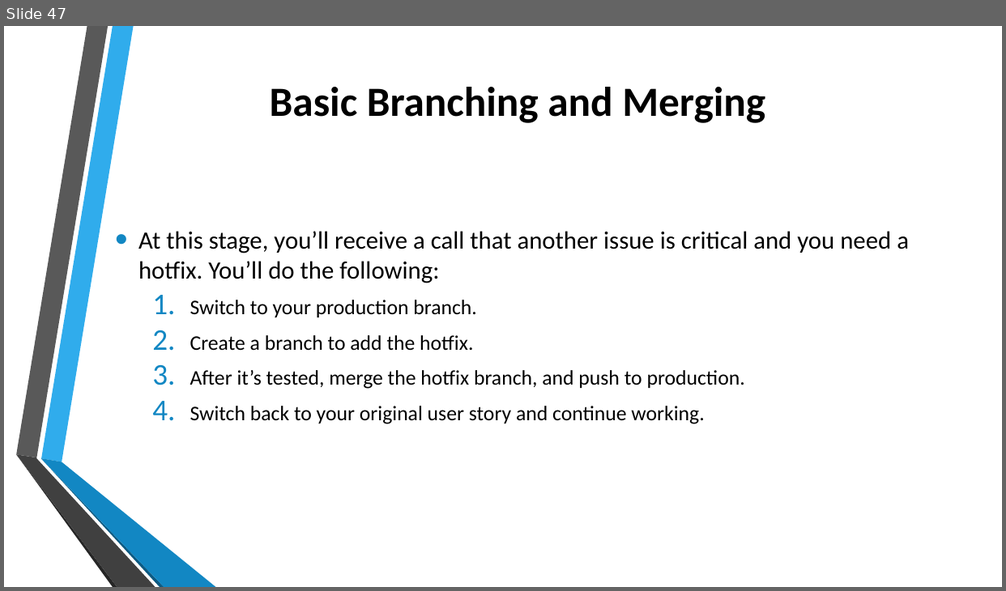
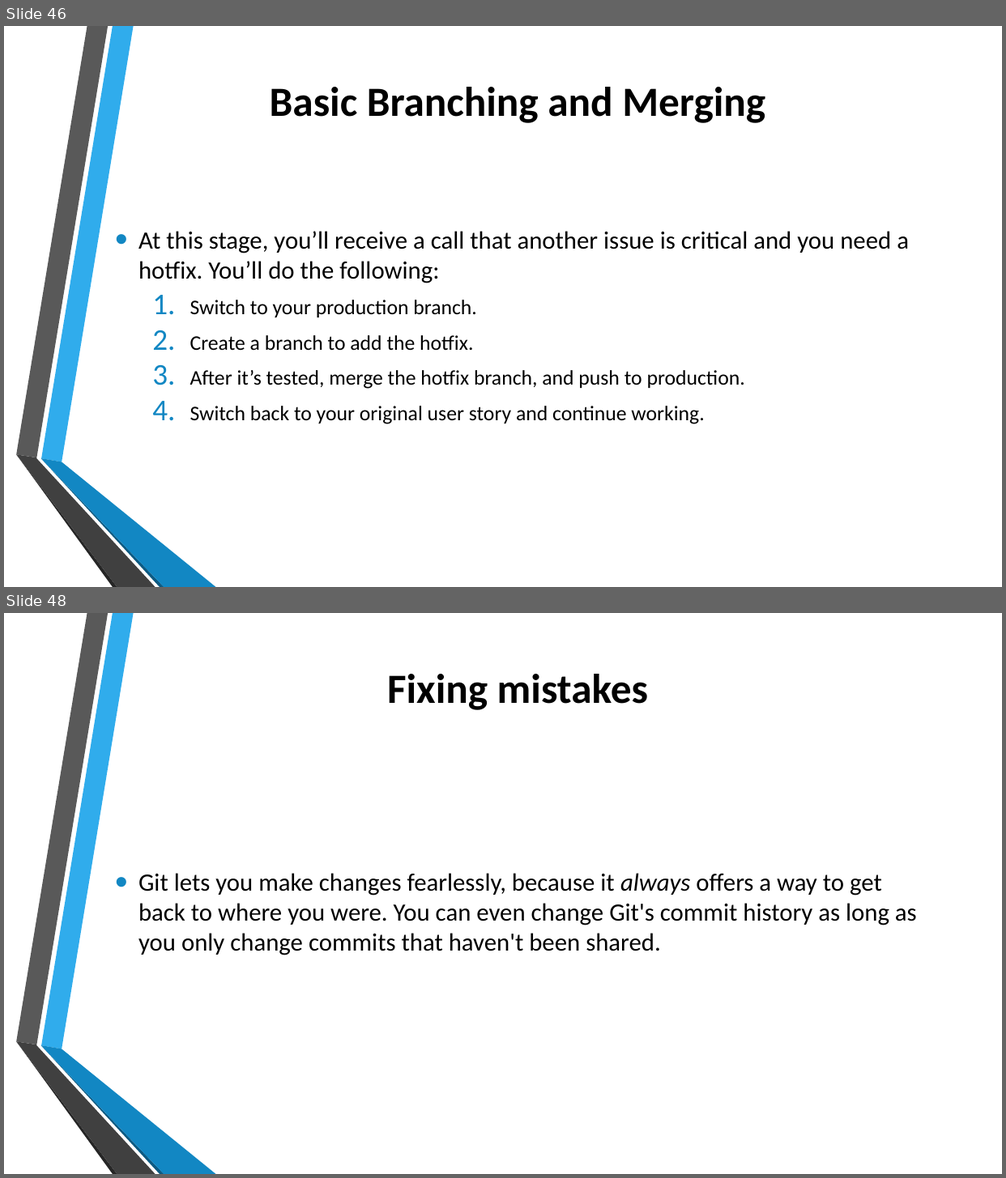
Before and after one commit to errol20/GitPPT, a slide deck: Version Control using Git.pptx. Shown one above the other, each under a label of ours: slide 47 before the commit, slides 46 and 48 after it; the slides between them are not shown. The pictures are 1006x591 and 1006x1178 pixels, drawn with LibreOffice and Linux fonts; fonts in the diff are those of the drawing; background and template pictures are left out. Boxes give left, top, right and bottom in pixels: in the first picture for what was removed or moved away, otherwise in the second. Text is boxed around its words. In the diff, an @@ line names an element or a change of style, - is before the commit and + after.

```diff
--- a/Version Control using Git.pptx
+++ b/Version Control using Git.pptx
@@ slide 48 added at [4, 613, 1002, 1174], background picture (left out); not listed: 6 template elements that a slide beside it also shows @@
@@ title added at [387, 674, 648, 710], 40 pt, text #000000, bold @@
+Fixing mistakes
@@ text added at [138, 873, 917, 956], 24 pt, text #000000 @@
+• Git lets you make changes fearlessly, because it always offers a way to get back to where you were. You can even change Git's commit history as long as you only change commits that haven't been shared.
@@ what was slide 47 is now slide 46 @@
```
Also in this commit, not shown: 19 other slides added, 1 slide removed.
